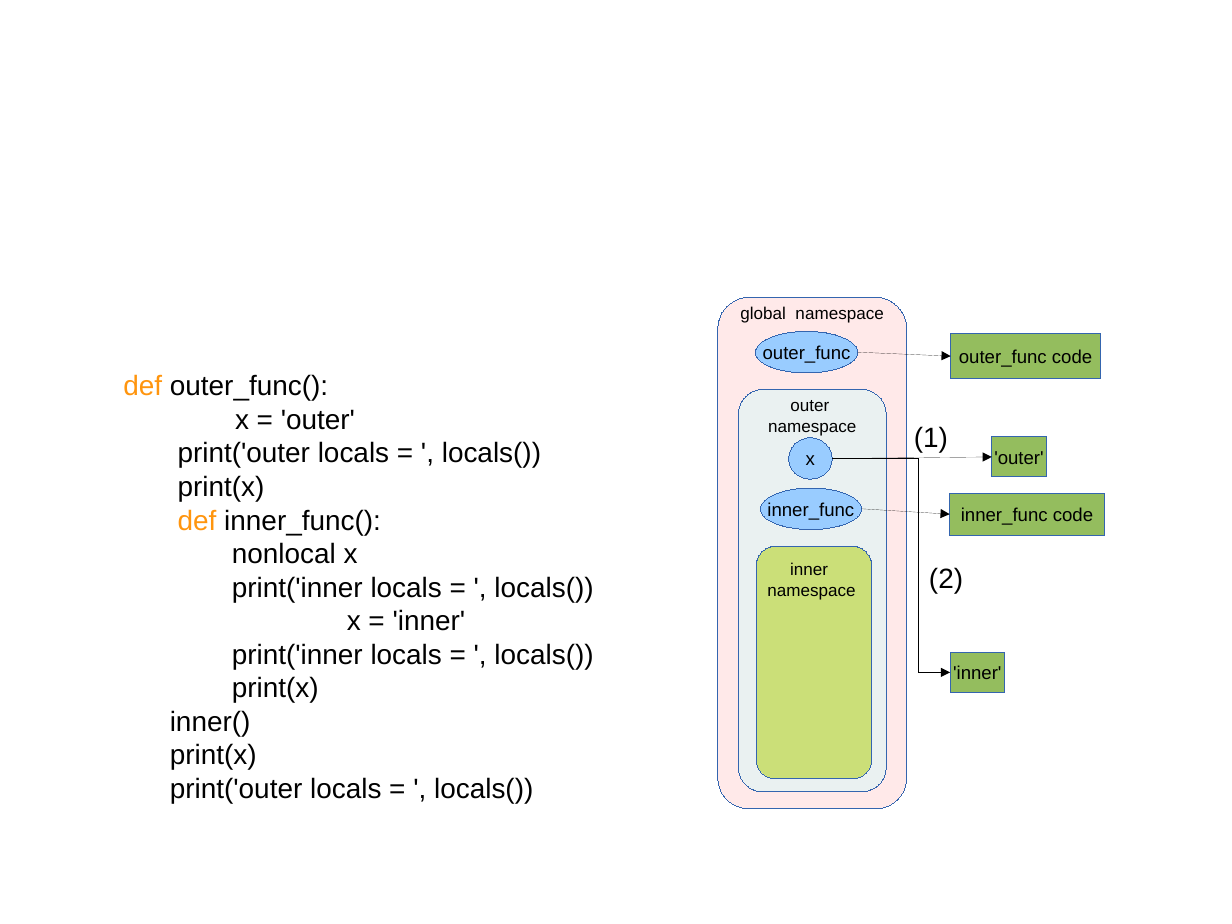
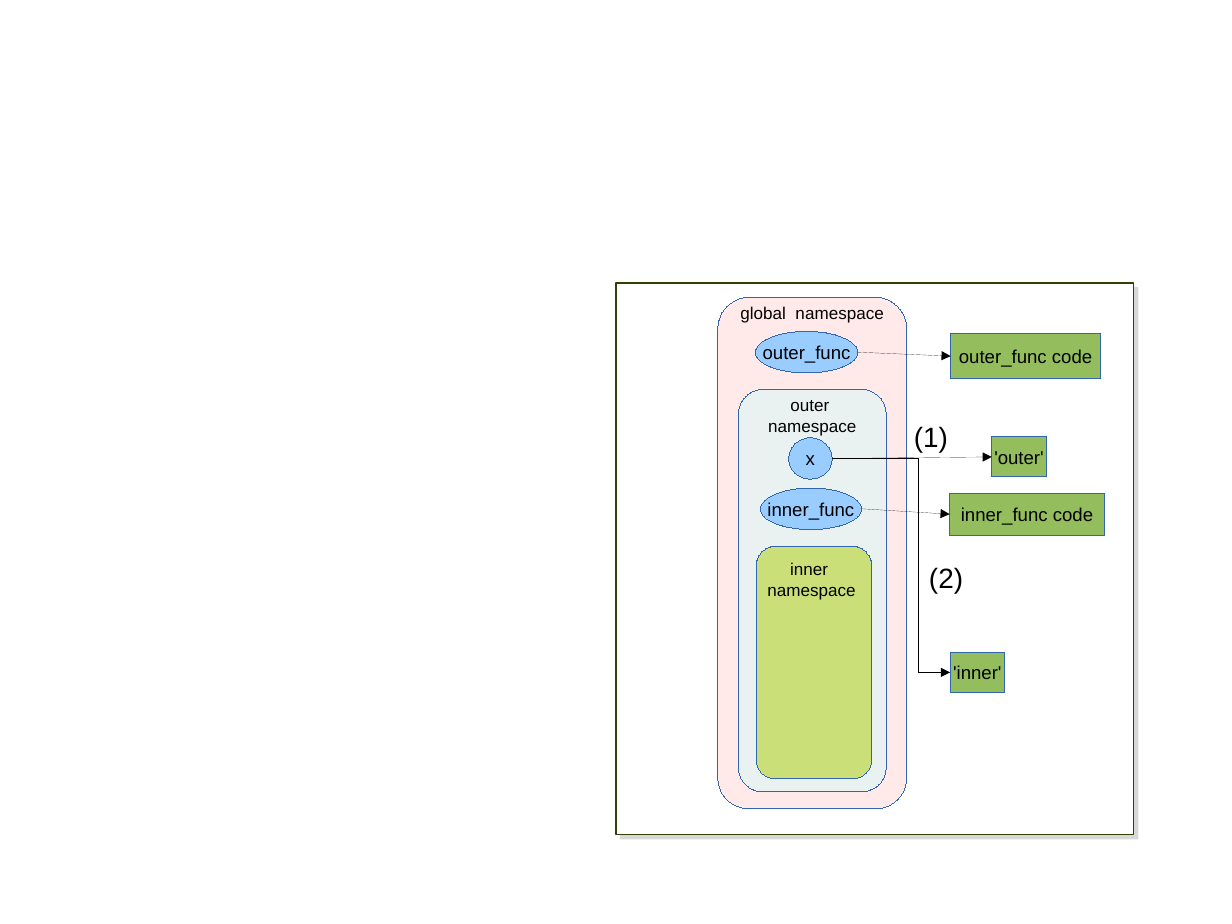
Before and after one commit to C3BI-pasteur-fr/python-course-1, a slide deck: slide 9 of figures.odp. Drawn at 1232x924 pixels with LibreOffice and Linux fonts; fonts in the diff are those of the drawing. Boxes give left, top, right and bottom in pixels: in the first picture for what was removed or moved away, otherwise in the second. Text is boxed around its words. In the diff, an @@ line names an element or a change of style, - is before the commit and + after.

```diff
--- a/figures.odp
+++ b/figures.odp
@@ rectangle added at <box>616,283,1134,834</box>, fill #FFFFFF, outline #314004 0.71 pt @@
@@ text removed at <box>123,374,593,803</box> @@
-def outer_func():
-x = 'outer'
-print('outer locals = ', locals())
-print(x)
-def inner_func():
-nonlocal x
-print('inner locals = ', locals())
-x = 'inner'
-print('inner locals = ', locals())
-print(x)
-inner()
-print(x)
-print('outer locals = ', locals())
```
Also in this commit, not shown: 3 other slides changed.
